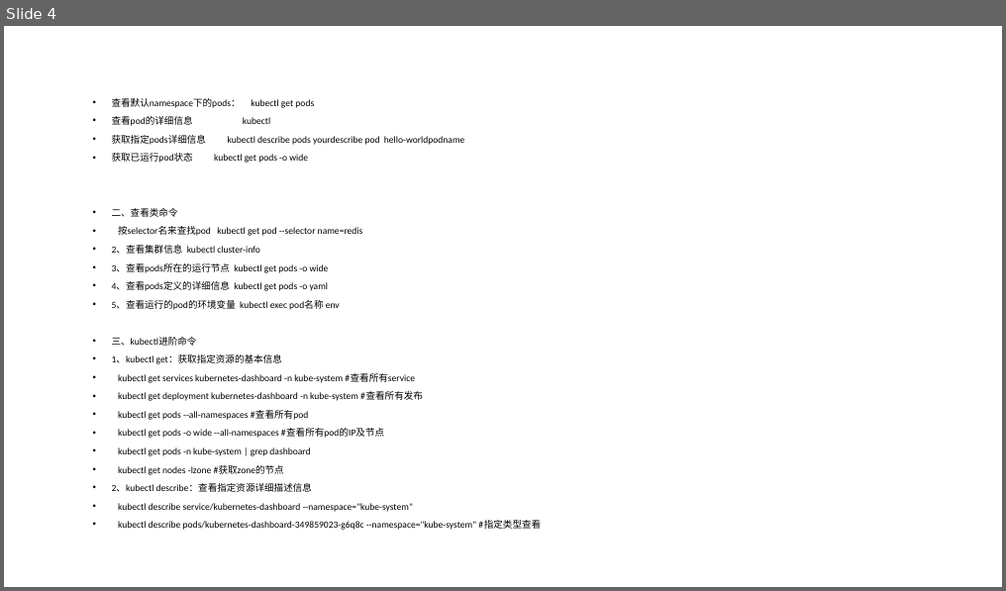
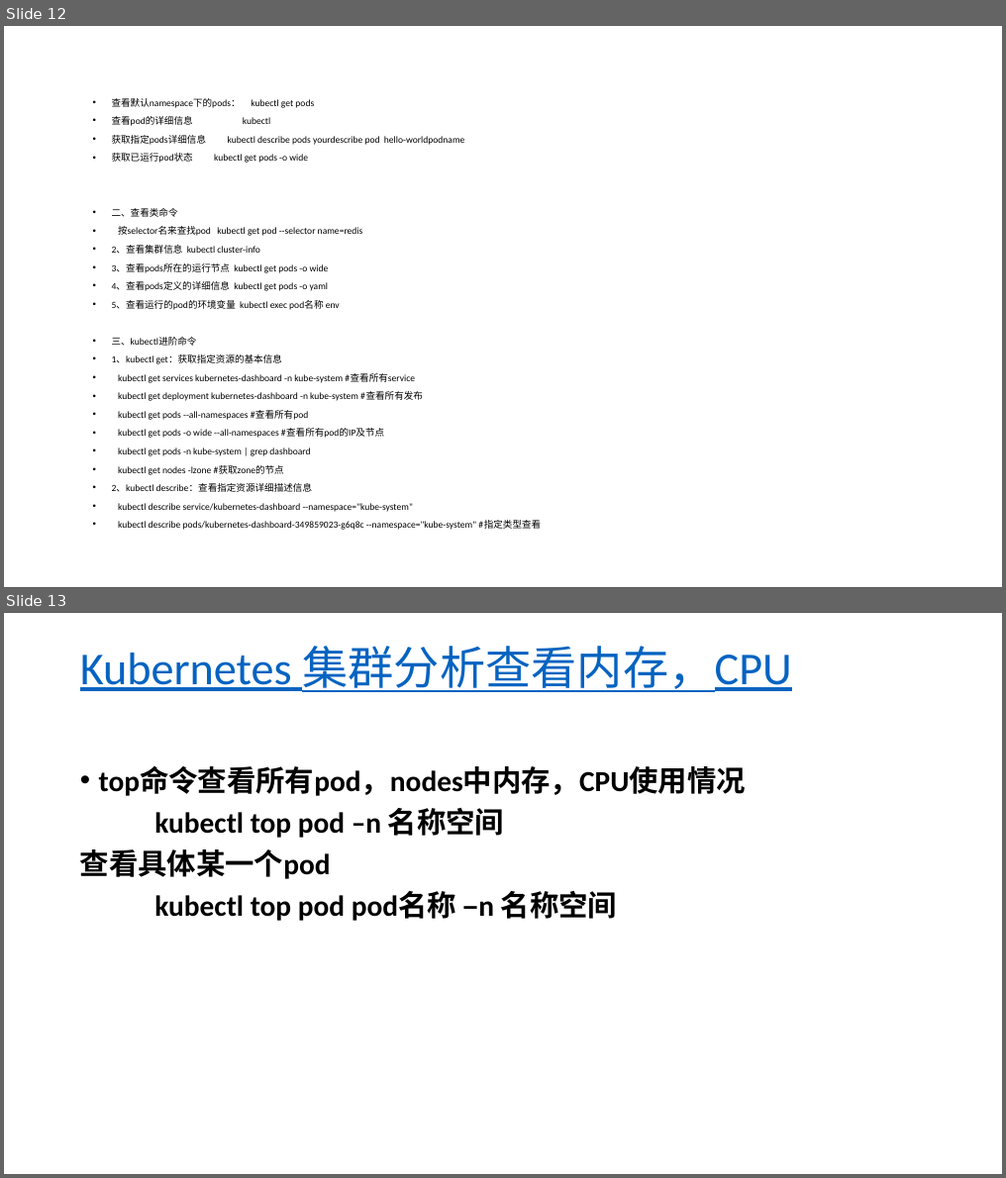
Before and after one commit to HeenLee/code, a slide deck: 其他内容/k8s使用.pptx. Shown one above the other, each under a label of ours: slide 4 before the commit, slides 12 and 13 after it. The pictures are 1006x591 and 1006x1178 pixels, drawn with LibreOffice and Linux fonts; fonts in the diff are those of the drawing. Boxes give left, top, right and bottom in pixels: in the first picture for what was removed or moved away, otherwise in the second. Text is boxed around its words. In the diff, an @@ line names an element or a change of style, - is before the commit and + after.

```diff
--- a/其他内容/k8s使用.pptx
+++ b/其他内容/k8s使用.pptx
@@ slide 13 added at <box>4,613,1002,1174</box>, background #FFFFFF @@
@@ title added at <box>80,646,791,692</box>, 44 pt, text #0563C1, underline @@
+Kubernetes 集群分析查看内存，CPU
@@ text added at <box>80,766,746,921</box>, 28 pt, text #000000, bold @@
+• top命令查看所有pod，nodes中内存，CPU使用情况
+kubectl top pod –n 名称空间
+查看具体某一个pod
+kubectl top pod pod名称 –n 名称空间
@@ what was slide 4 is now slide 12 @@
```
Also in this commit, not shown: 8 other slides added, 6 other files.
